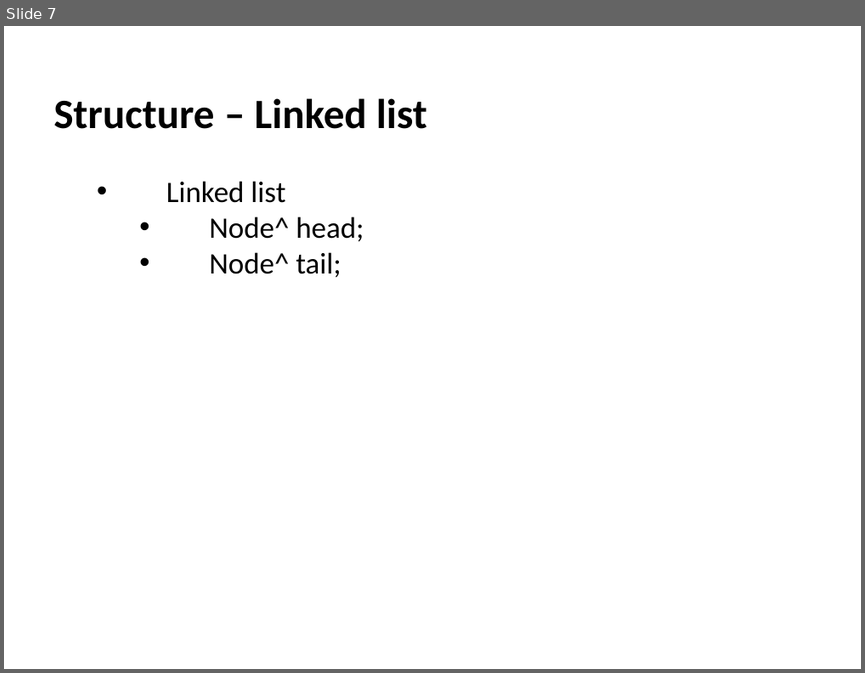
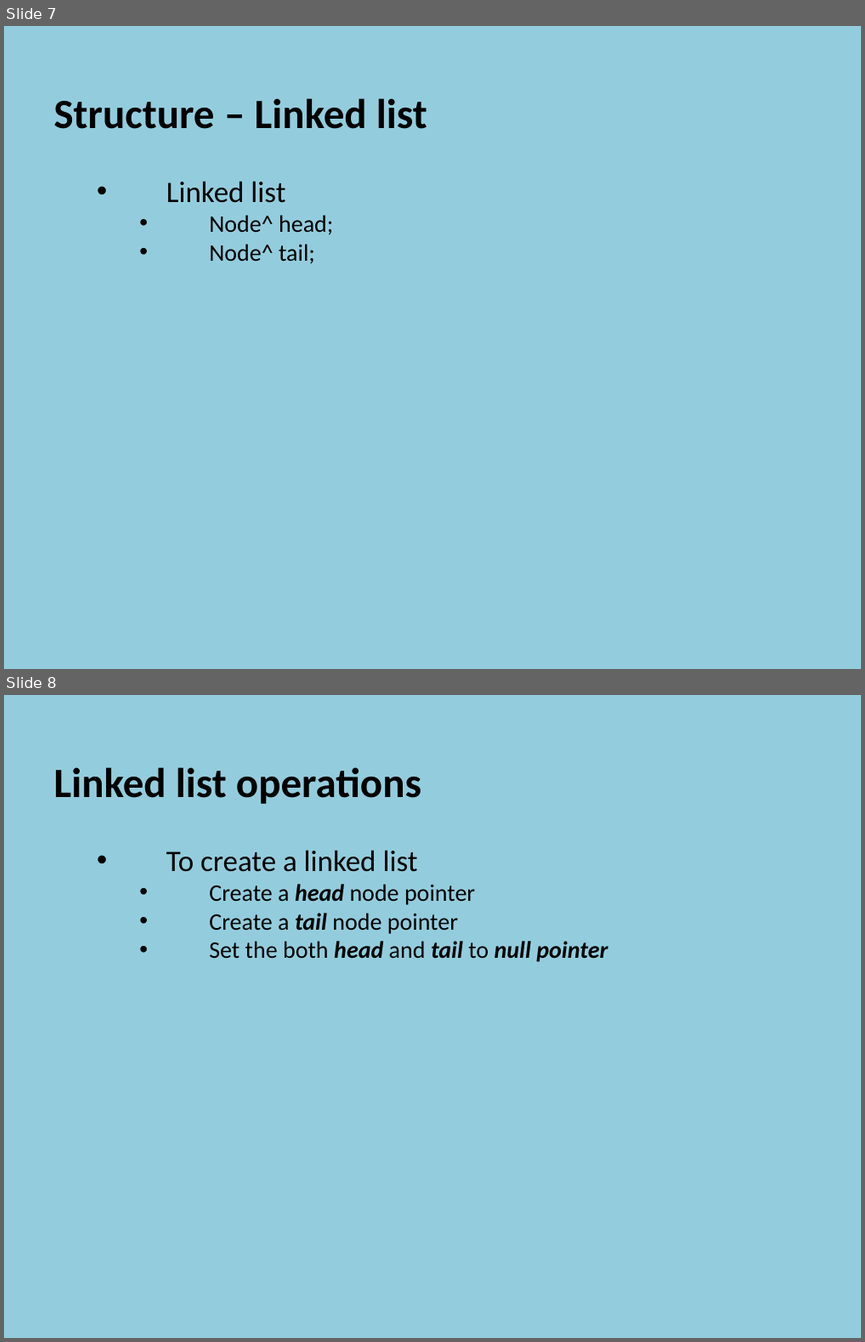
Before and after one commit to szetko/course-materials, a slide deck: Programming 4/03.1 Linked Lists/03.1 Linked Lists.pptx. Shown one above the other, each under a label of ours: slide 7 before the commit, slides 7 and 8 after it. The pictures are 865x673 and 865x1342 pixels, drawn with LibreOffice and Linux fonts; fonts in the diff are those of the drawing. Boxes give left, top, right and bottom in pixels: in the first picture for what was removed or moved away, otherwise in the second. Text is boxed around its words. In the diff, an @@ line names an element or a change of style, - is before the commit and + after.

Commit message:
Update PP - Linked Lists

```diff
--- a/Programming 4/03.1 Linked Lists/03.1 Linked Lists.pptx
+++ b/Programming 4/03.1 Linked Lists/03.1 Linked Lists.pptx
@@ slide 8 added at box(4, 695, 861, 1338), background #93CDDD @@
@@ text added at box(54, 767, 608, 962), 20 pt, text #000000 @@
+  Linked list operations
+    • To create a linked list
+      • Create a head node pointer
+      • Create a tail node pointer
+      • Set the both head and tail to null pointer
@@ slide 7 changed as well @@
@@ background #FFFFFF to #93CDDD @@
@@ text at box(209, 215, 333, 264): size 25 to 20 pt in "Node^ head;", "Node^ tail;" @@
```
Also in this commit, not shown: 5 other slides changed, 25 other slides added, 1 slide removed, 1 other file.
